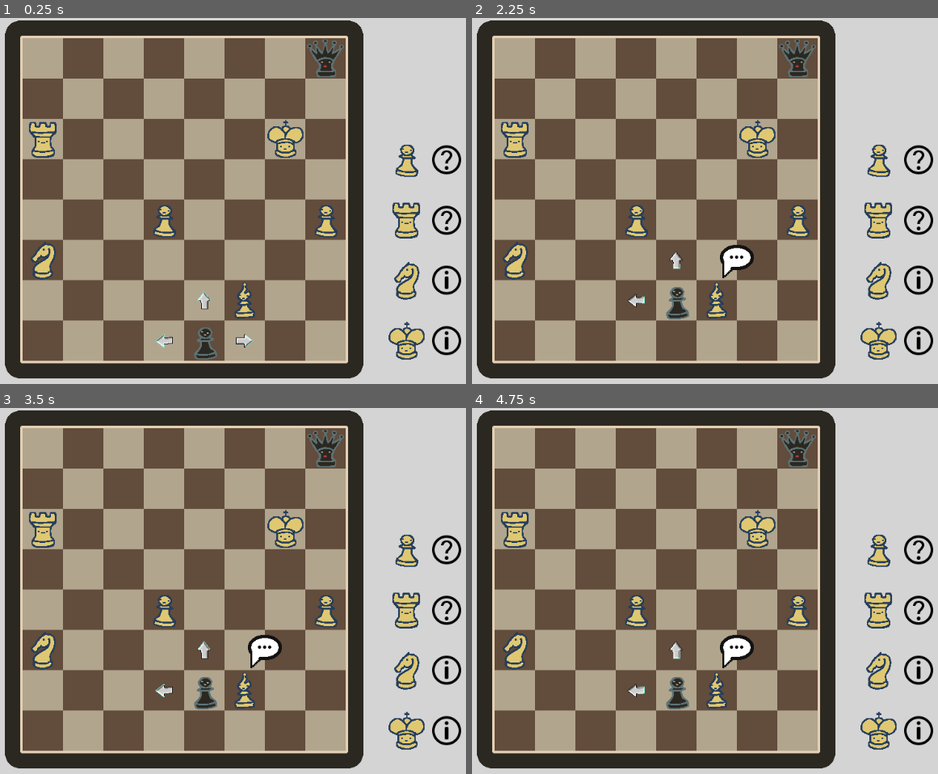
Above: before the commit, frames 1-4 (two rows, left to right).
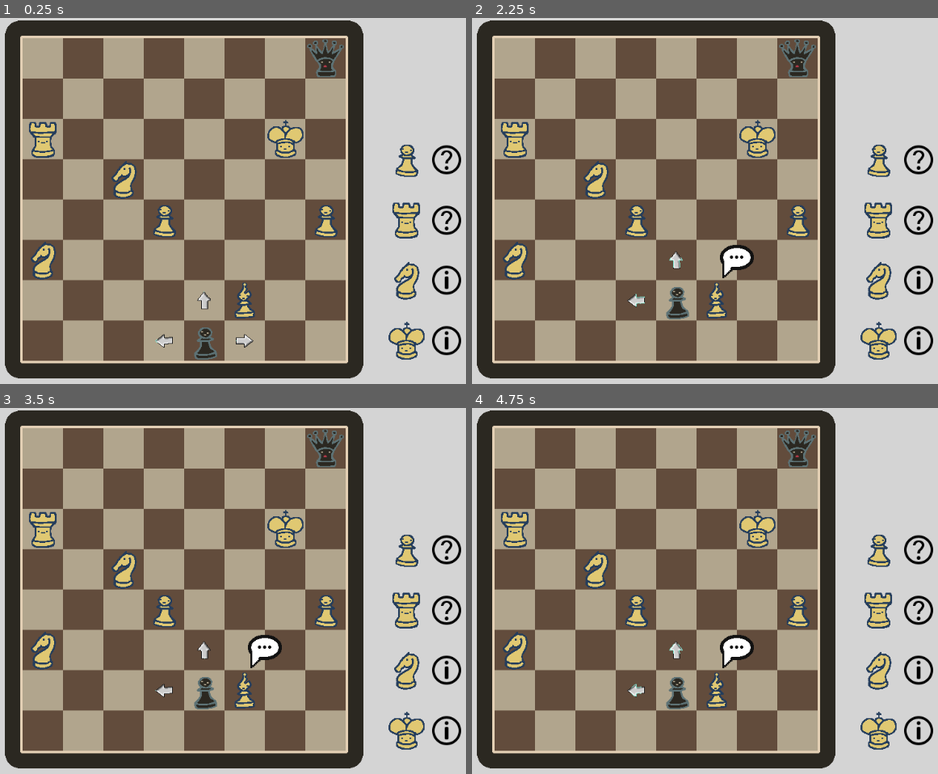
Above: after the commit, the same moments.

Repository: Windastella/ScribbleJam
Game: Godot game, scene res://Scenes/Main.tscn
Two runs of this game, one before a commit and one after it. Both use one fixed random seed, a clock stepped at 60 frames per second and the inputs below.
Inputs (mouse positions are in pixels of both pictures, inside the frame that each line leads up to):
- Up to frame 1 (0.25 s): no input
- Up to frame 2 (2.25 s): move the mouse to (718, 340) at 0.52 s; click (718, 340) at 0.67 s; move the mouse to (677, 340) at 1.27 s; click (677, 340) at 1.42 s; move the mouse to (677, 299) at 2.02 s; click (677, 299) at 2.17 s
- Up to frame 3 (3.5 s): move the mouse to (274, 671) at 2.77 s; click (274, 671) at 2.92 s
- Up to frame 4 (4.75 s): move the mouse to (outside the picture) at 3.52 s; click (outside the picture) at 3.67 s; move the mouse to (583, 539) at 4.27 s; click (583, 539) at 4.42 s

The runs differ from the first frame. In frame 1, 0.4% of the frame differs, in the area x 23-55%, y 39-91%; in frame 2, 0.4%; in frame 3, 0.4%; in frame 4, 0.4%, in the area x 23-46%, y 39-80%.

Commit message:
level design and pieces

Diff:
--- a/Scenes/Base_Figures.tscn
+++ b/Scenes/Base_Figures.tscn
@@ -1,11 +1,18 @@
-[gd_scene load_steps=5 format=2]
+[gd_scene load_steps=8 format=2]
 
 [ext_resource path="res://Scripts/Figures.gd" type="Script" id=1]
 [ext_resource path="res://assets/pieces.png" type="Texture" id=2]
 [ext_resource path="res://assets/interact_sprite.png" type="Texture" id=3]
+[ext_resource path="res://assets/comic-2.png" type="Texture" id=4]
+
+[sub_resource type="RectangleShape2D" id=2]
+extents = Vector2( 32, 32 )
 
 [sub_resource type="RectangleShape2D" id=1]
 extents = Vector2( 32, 32 )
+
+[sub_resource type="RectangleShape2D" id=3]
+extents = Vector2( 205.625, 158.5 )
 
 [node name="Figure" type="StaticBody2D"]
 script = ExtResource( 1 )
@@ -21,6 +28,48 @@
 position = Vector2( 32, -64 )
 texture = ExtResource( 3 )
 
+[node name="Interact" type="Area2D" parent="interact_sprite"]
+
+[node name="Shape" type="CollisionShape2D" parent="interact_sprite/Interact"]
+shape = SubResource( 2 )
+
 [node name="Shape" type="CollisionShape2D" parent="."]
+shape = SubResource( 1 )
+
+[node name="dialog_sprite" type="Sprite" parent="."]
 visible = false
-shape = SubResource( 1 )
+position = Vector2( 80, -96 )
+scale = Vector2( 0.544681, 0.403785 )
+z_index = 1
+texture = ExtResource( 4 )
+flip_h = true
+
+[node name="CenterContainer" type="CenterContainer" parent="dialog_sprite"]
+margin_left = -206.0
+margin_top = -158.0
+margin_right = 206.0
+margin_bottom = 74.0
+grow_horizontal = 2
+mouse_filter = 2
+__meta__ = {
+"_edit_use_anchors_": false
+}
+
+[node name="GridContainer" type="GridContainer" parent="dialog_sprite/CenterContainer"]
+margin_left = 206.0
+margin_top = 116.0
+margin_right = 206.0
+margin_bottom = 116.0
+grow_horizontal = 2
+grow_vertical = 2
+columns = 6
+__meta__ = {
+"_edit_use_anchors_": false
+}
+
+[node name="Interact" type="Area2D" parent="dialog_sprite"]
+
+[node name="Shape" type="CollisionShape2D" parent="dialog_sprite/Interact"]
+shape = SubResource( 3 )
+[connection signal="input_event" from="interact_sprite/Interact" to="." method="_on_Interact_input_event"]
+[connection signal="input_event" from="dialog_sprite/Interact" to="." method="_on_Dialog_input_event"]
--- a/Scenes/Levels/Level1.tscn
+++ b/Scenes/Levels/Level1.tscn
@@ -8,26 +8,45 @@
 [ext_resource path="res://Scenes/Pieces/Rook.tscn" type="PackedScene" id=6]
 [ext_resource path="res://Scenes/Pieces/Pawn.tscn" type="PackedScene" id=7]
 [ext_resource path="res://Scenes/Pieces/King.tscn" type="PackedScene" id=8]
+[ext_resource path="res://assets/Pieces/heart_broken.png" type="Texture" id=9]
+[ext_resource path="res://assets/Pieces/heart.png" type="Texture" id=10]
+[ext_resource path="res://assets/Pieces/BRook.tres" type="Texture" id=11]
+[ext_resource path="res://assets/Pieces/Pawn.tres" type="Texture" id=12]
+[ext_resource path="res://assets/Pieces/BKing.tres" type="Texture" id=13]
+[ext_resource path="res://assets/Pieces/BPawn.tres" type="Texture" id=14]
+[ext_resource path="res://assets/Pieces/BQueen.tres" type="Texture" id=15]
+[ext_resource path="res://assets/Pieces/BBishop.tres" type="Texture" id=16]
+[ext_resource path="res://assets/Pieces/BKnight.tres" type="Texture" id=17]
 
 [node name="Level" instance=ExtResource( 1 )]
+answer = 2
 
 [node name="Rook" parent="Pieces" index="2" instance=ExtResource( 6 )]
 position = Vector2( 32, 160 )
+dialogues = [ ExtResource( 13 ), ExtResource( 10 ), ExtResource( 15 ) ]
 
 [node name="King" parent="Pieces" index="3" instance=ExtResource( 8 )]
 position = Vector2( 416, 160 )
+dialogues = [ ExtResource( 17 ), ExtResource( 10 ), ExtResource( 16 ) ]
 
 [node name="Pawn" parent="Pieces" index="4" instance=ExtResource( 7 )]
 position = Vector2( 224, 288 )
+dialogues = [ ExtResource( 12 ), ExtResource( 10 ), ExtResource( 17 ) ]
 
 [node name="Knight" parent="Pieces" index="5" instance=ExtResource( 2 )]
 position = Vector2( 32, 352 )
+dialogues = [ ExtResource( 13 ), ExtResource( 10 ), ExtResource( 14 ) ]
 
 [node name="Pawn2" parent="Pieces" index="6" instance=ExtResource( 7 )]
 position = Vector2( 480, 288 )
+dialogues = [ ExtResource( 14 ), ExtResource( 10 ), ExtResource( 16 ) ]
 
 [node name="Bishop" parent="Pieces" index="7" instance=ExtResource( 3 )]
 position = Vector2( 352, 416 )
+
+[node name="Knight" parent="Pieces/Bishop" index="4" instance=ExtResource( 2 )]
+position = Vector2( -192, -192 )
+dialogues = [ ExtResource( 17 ), ExtResource( 9 ), ExtResource( 11 ) ]
 
 [node name="Pawn3" parent="Hint" index="0" instance=ExtResource( 7 )]
 position = Vector2( 608, 192 )
--- a/Scenes/Player.tscn
+++ b/Scenes/Player.tscn
@@ -118,7 +118,7 @@
 
 [node name="Sprite" type="AnimatedSprite" parent="Arrows/Right"]
 frames = SubResource( 22 )
-frame = 9
+frame = 14
 speed_scale = 5.0
 playing = true
 
@@ -131,7 +131,7 @@
 [node name="Sprite" type="AnimatedSprite" parent="Arrows/Left"]
 rotation = 3.14159
 frames = SubResource( 22 )
-frame = 7
+frame = 12
 speed_scale = 5.0
 playing = true
 
@@ -144,7 +144,7 @@
 [node name="Sprite" type="AnimatedSprite" parent="Arrows/Up"]
 rotation = -1.5708
 frames = SubResource( 22 )
-frame = 8
+frame = 13
 speed_scale = 5.0
 playing = true
 
--- a/Scripts/Figures.gd
+++ b/Scripts/Figures.gd
@@ -3,8 +3,31 @@
 
 export (Array, Texture) var dialogues;
 
+func _ready():
+	for tex in dialogues:
+		var texrect = TextureRect.new();
+		texrect.texture = tex;
+		$dialog_sprite/CenterContainer/GridContainer.add_child(texrect);
+
 func show_interaction():
-	$interact_sprite.visible = true
+	$interact_sprite.show();
 
 func hide_interaction():
-	$interact_sprite.visible = false
+	$interact_sprite.hide();
+
+	$dialog_sprite.hide();
+
+func _on_Interact_input_event(_viewport, event, _shape_idx):
+	if event is InputEventMouseButton:
+		if(event.button_index == BUTTON_LEFT && event.pressed):
+			$interact_sprite.hide();
+
+			$dialog_sprite.show();
+
+
+func _on_Dialog_input_event(_viewport, event, _shape_idx):
+	if event is InputEventMouseButton:
+		if(event.button_index == BUTTON_LEFT && event.pressed):
+			$interact_sprite.show();
+
+			$dialog_sprite.hide();
--- /dev/null
+++ b/assets/Pieces/BBishop.tres
@@ -0,0 +1,8 @@
+[gd_resource type="AtlasTexture" load_steps=2 format=2]
+
+[ext_resource path="res://assets/pieces.png" type="Texture" id=1]
+
+[resource]
+flags = 4
+atlas = ExtResource( 1 )
+region = Rect2( 256, 0, 64, 64 )
--- /dev/null
+++ b/assets/Pieces/BKing.tres
@@ -0,0 +1,8 @@
+[gd_resource type="AtlasTexture" load_steps=2 format=2]
+
+[ext_resource path="res://assets/pieces.png" type="Texture" id=1]
+
+[resource]
+flags = 4
+atlas = ExtResource( 1 )
+region = Rect2( 0, 0, 64, 64 )
--- /dev/null
+++ b/assets/Pieces/BKnight.tres
@@ -0,0 +1,8 @@
+[gd_resource type="AtlasTexture" load_steps=2 format=2]
+
+[ext_resource path="res://assets/pieces.png" type="Texture" id=1]
+
+[resource]
+flags = 4
+atlas = ExtResource( 1 )
+region = Rect2( 192, 0, 64, 64 )
--- /dev/null
+++ b/assets/Pieces/BPawn.tres
@@ -0,0 +1,8 @@
+[gd_resource type="AtlasTexture" load_steps=2 format=2]
+
+[ext_resource path="res://assets/pieces.png" type="Texture" id=1]
+
+[resource]
+flags = 4
+atlas = ExtResource( 1 )
+region = Rect2( 320, 0, 64, 64 )
--- /dev/null
+++ b/assets/Pieces/BQueen.tres
@@ -0,0 +1,8 @@
+[gd_resource type="AtlasTexture" load_steps=2 format=2]
+
+[ext_resource path="res://assets/pieces.png" type="Texture" id=1]
+
+[resource]
+flags = 4
+atlas = ExtResource( 1 )
+region = Rect2( 64, 0, 64, 64 )
--- /dev/null
+++ b/assets/Pieces/BRook.tres
@@ -0,0 +1,8 @@
+[gd_resource type="AtlasTexture" load_steps=2 format=2]
+
+[ext_resource path="res://assets/pieces.png" type="Texture" id=1]
+
+[resource]
+flags = 4
+atlas = ExtResource( 1 )
+region = Rect2( 128, 0, 64, 64 )
--- /dev/null
+++ b/assets/Pieces/Bishop.tres
@@ -0,0 +1,8 @@
+[gd_resource type="AtlasTexture" load_steps=2 format=2]
+
+[ext_resource path="res://assets/pieces.png" type="Texture" id=1]
+
+[resource]
+flags = 4
+atlas = ExtResource( 1 )
+region = Rect2( 256, 64, 64, 64 )
--- /dev/null
+++ b/assets/Pieces/King.tres
@@ -0,0 +1,8 @@
+[gd_resource type="AtlasTexture" load_steps=2 format=2]
+
+[ext_resource path="res://assets/pieces.png" type="Texture" id=1]
+
+[resource]
+flags = 4
+atlas = ExtResource( 1 )
+region = Rect2( 0, 64, 64, 64 )
--- /dev/null
+++ b/assets/Pieces/Knight.tres
@@ -0,0 +1,8 @@
+[gd_resource type="AtlasTexture" load_steps=2 format=2]
+
+[ext_resource path="res://assets/pieces.png" type="Texture" id=1]
+
+[resource]
+flags = 4
+atlas = ExtResource( 1 )
+region = Rect2( 192, 64, 64, 64 )
--- /dev/null
+++ b/assets/Pieces/Pawn.tres
@@ -0,0 +1,8 @@
+[gd_resource type="AtlasTexture" load_steps=2 format=2]
+
+[ext_resource path="res://assets/pieces.png" type="Texture" id=1]
+
+[resource]
+flags = 4
+atlas = ExtResource( 1 )
+region = Rect2( 320, 64, 64, 64 )
--- /dev/null
+++ b/assets/Pieces/Queen.tres
@@ -0,0 +1,8 @@
+[gd_resource type="AtlasTexture" load_steps=2 format=2]
+
+[ext_resource path="res://assets/pieces.png" type="Texture" id=1]
+
+[resource]
+flags = 4
+atlas = ExtResource( 1 )
+region = Rect2( 64, 64, 64, 64 )
--- /dev/null
+++ b/assets/Pieces/Rook.tres
@@ -0,0 +1,8 @@
+[gd_resource type="AtlasTexture" load_steps=2 format=2]
+
+[ext_resource path="res://assets/pieces.png" type="Texture" id=1]
+
+[resource]
+flags = 4
+atlas = ExtResource( 1 )
+region = Rect2( 128, 64, 64, 64 )
Not shown: 1 places in Scenes/Levels/Level1.tscn that only renumber resources
Renamed: assets/heart.png -> assets/Pieces/heart.png
Not shown, added: assets/Pieces/heart.png.import
Renamed: assets/heart_broken.png -> assets/Pieces/heart_broken.png
Not shown, changed: assets/Pieces/heart_broken.png.import
Binary file added: assets/comic-2.png
Not shown, changed: assets/comic-2.png.import
